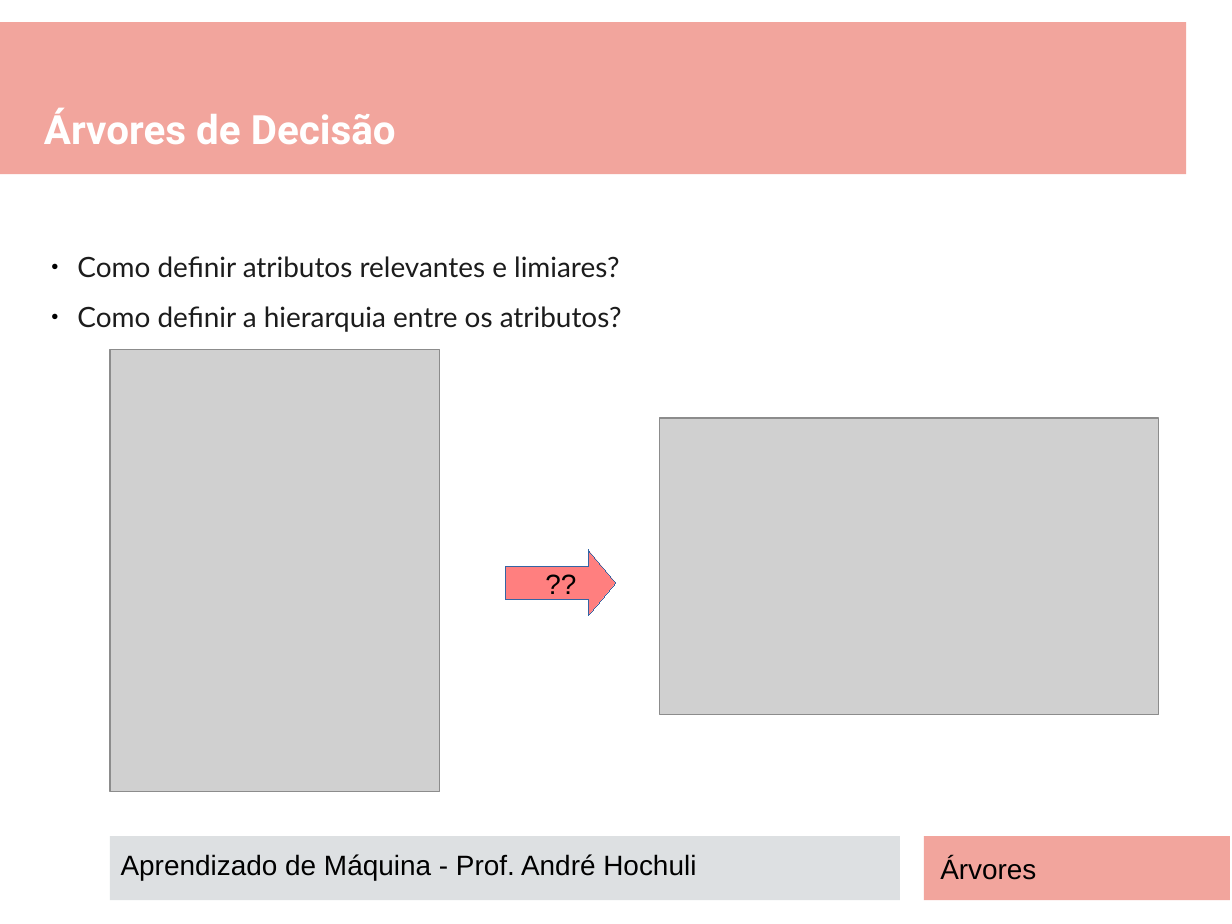
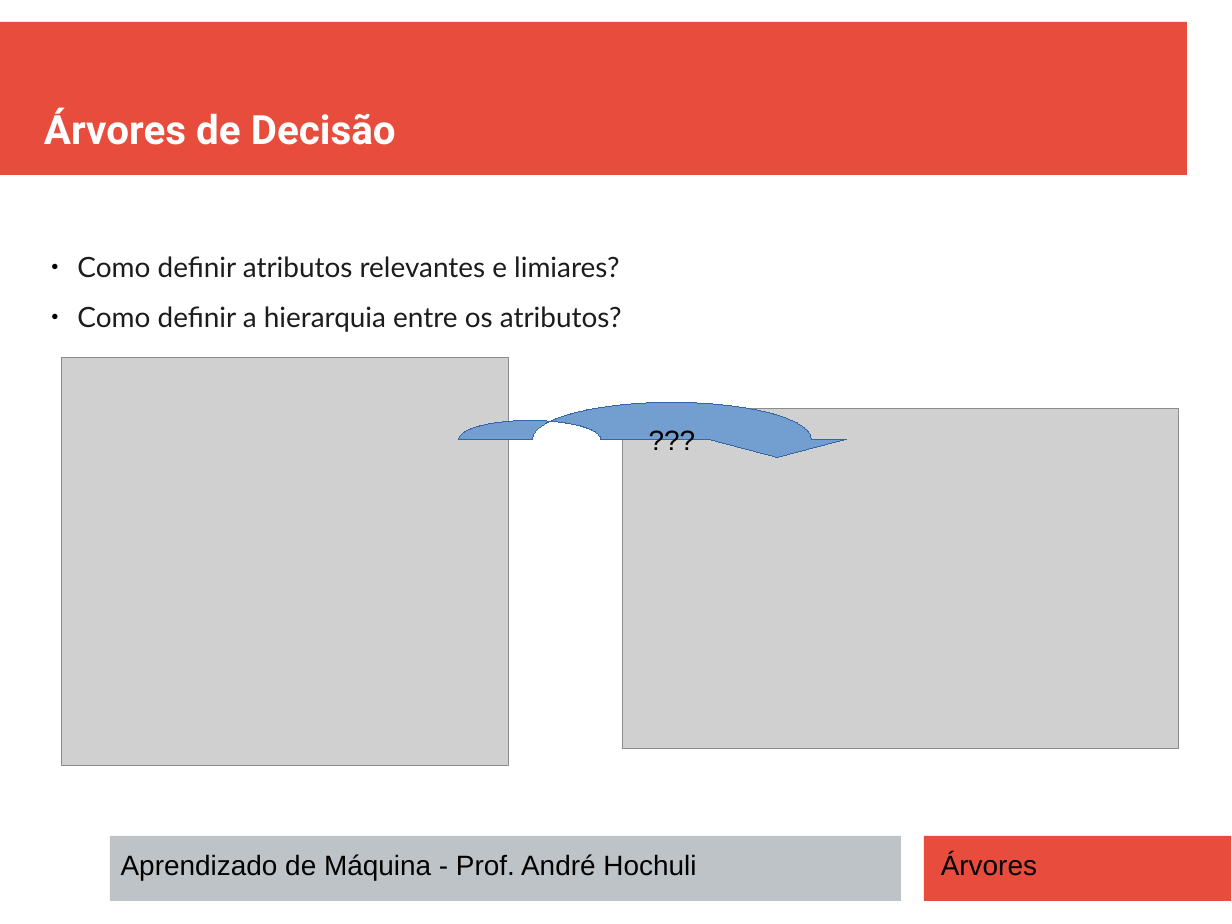
Before and after one commit to andrehochuli/teaching, a slide deck: slide 5 of AprendizadoMaquina/Tópico 02 - Aprendizado Supervisionado/ARVORES DECISÃO/Tópico 02 - Aprendizado-Supervisionado - Arvores.pptx. Drawn at 1232x924 pixels with LibreOffice and Linux fonts; fonts in the diff are those of the drawing; grey boxes stand for pictures. Boxes give left, top, right and bottom in pixels: in the first picture for what was removed or moved away, otherwise in the second. Text is boxed around its words. In the diff, an @@ line names an element or a change of style, - is before the commit and + after.

```diff
--- a/AprendizadoMaquina/Tópico 02 - Aprendizado Supervisionado/ARVORES DECISÃO/Tópico 02 - Aprendizado-Supervisionado - Arvores.pptx
+++ b/AprendizadoMaquina/Tópico 02 - Aprendizado Supervisionado/ARVORES DECISÃO/Tópico 02 - Aprendizado-Supervisionado - Arvores.pptx
@@ rectangle at [0, 22, 1187, 176]: fill #E74C3C at 50% opacity to #E74C3C @@
@@ picture: place and size @@
-picture at [110, 350, 439, 793]
+picture at [61, 358, 508, 766]
@@ freeform shape added at [532, 402, 812, 476], fill #729FCF, outline #3465A4 0 pt, 18 pt, text #000000 @@
+???
@@ picture: place and size @@
-picture at [660, 418, 1158, 714]
+picture at [623, 409, 1179, 749]
@@ freeform shape removed at [506, 550, 616, 616] @@
-??
@@ rectangle at [110, 836, 901, 901]: fill #BDC3C7 at 50% opacity to #BDC3C7 @@
@@ rectangle at [925, 836, 1232, 901]: fill #E74C3C at 50% opacity to #E74C3C @@
@@ text "Árvores": place and size @@
-text "Árvores" at [940, 857, 1036, 880]
+text "Árvores" at [941, 853, 1037, 876]
```
Also in this commit, not shown: 15 other slides changed, 1 slide added, 1 other file.
